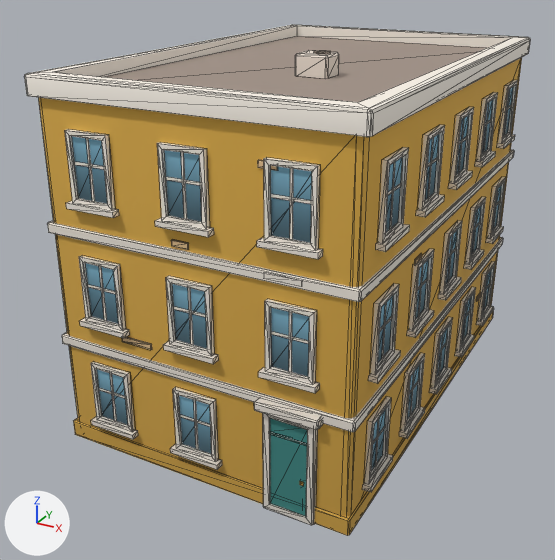
The glTF model newcity/art/kit/boylston_s3.glb: old version first, new version second.
The view is the same before and after, from a camera (50 mm lens) standing at (10.33, -21.27, 13.73) and looking at (-0.65, -1.3, 3.75). The lights are fixed; the arrows at lower left show +X, +Y and +Z. The older version comes first. Mesh edges are drawn as thin lines. Vertices at exactly the same position are counted once.

Names of what the first picture shows: 'boylston_s3'.
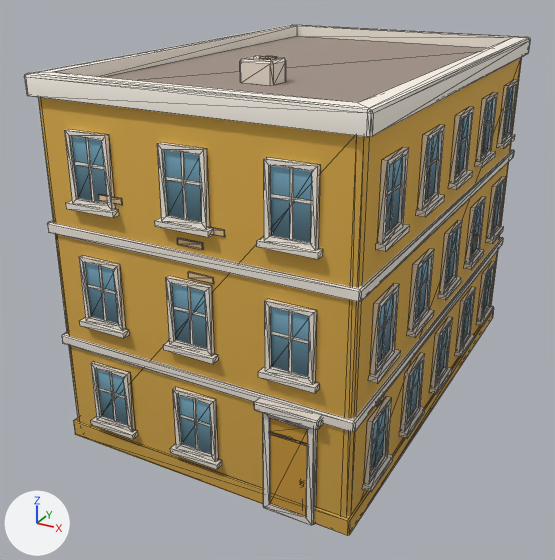
Changed parts and their boxes (x1, y1, x2, y2) in the pictures (555 x 560 px; the box of a moved part takes in the faces that stretch with it):
```json
{"part": 1, "of": "me_boylston_s3", "change": "moved or reshaped", "before": [122, 337, 152, 350], "after": [177, 238, 204, 250]}
{"part": 2, "of": "me_boylston_s3", "change": "moved or reshaped", "before": [171, 240, 189, 250], "after": [188, 272, 214, 284]}
{"part": 3, "of": "me_boylston_s3", "change": "moved or reshaped", "after": [209, 227, 225, 237], "on screen": "not visible before"}
{"part": 4, "of": "me_boylston_s3", "change": "moved or reshaped", "before": [258, 160, 277, 171], "after": [98, 195, 123, 205]}
{"part": 5, "of": "me_boylston_s3", "change": "moved or reshaped", "before": [414, 253, 422, 264], "after": [376, 395, 384, 407]}
{"part": 6, "of": "me_boylston_s3", "change": "moved or reshaped", "before": [476, 292, 481, 301], "after": [472, 234, 478, 244]}
{"part": 7, "of": "me_boylston_s3", "change": "moved or reshaped", "before": [314, 51, 331, 54], "after": [259, 56, 277, 60]}
{"part": 8, "of": "me_boylston_s3", "change": "moved or reshaped", "before": [295, 50, 339, 79], "after": [240, 56, 286, 86]}
{"part": 9, "of": "me_boylston_s3", "change": "surface changed", "before": [95, 166, 307, 516], "after": [95, 166, 307, 516]}
```

The change, as JSON lines over the scene's bpy script:
```json
{"block": "me_boylston_s3", "where": "me_boylston_s3.from_pydata(...)  # 1592 vertices, 2096 faces; spans x -4.74..4.74, y -7.3..7.16, z -0.02..11.01"}
{"block": "me_boylston_s3", "where": "# used by ob_boylston_s3; location = (0.0, 0.0, 0.0)"}
{"block": "me_boylston_s3", "change": "me_boylston_s3 part 1: the loose piece of 16 vertices spanning x -2.34..-1.34, y -7.04..-7.0, z 3.76..3.93 is scaled about its middle by (0.746, 1, 1), then moved by (1.92, 0.0, 3.21)"}
{"block": "me_boylston_s3", "change": "me_boylston_s3 part 2: the loose piece of 16 vertices spanning x -0.48..0.02, y -7.04..-7.0, z 6.89..7.06 is scaled about its middle by (1.51, 1, 1), then moved by (0.57, 0.0, -0.76)"}
{"block": "me_boylston_s3", "change": "me_boylston_s3 part 3: the loose piece of 16 vertices spanning x 2.12..3.12, y -7.04..-7.0, z 6.58..6.75 is moved by (-2.05, 0.0, 0.83)"}
{"block": "me_boylston_s3", "change": "me_boylston_s3 part 4: the loose piece of 16 vertices spanning x 1.99..2.49, y -7.04..-7.0, z 9.2..9.37 is scaled about its middle by (1.51, 1, 1), then moved by (-4.56, 0.0, -1.49)"}
{"block": "me_boylston_s3", "change": "me_boylston_s3 part 5: the loose piece of 16 vertices spanning x 4.5..4.54, y -3.27..-2.77, z 6.01..6.18 is moved by (0.0, -2.24, -3.05)"}
{"block": "me_boylston_s3", "change": "me_boylston_s3 part 6: the loose piece of 16 vertices spanning x 4.5..4.54, y 4.16..4.66, z 1.91..2.08 is scaled about its middle by (1, 1.51, 1), then moved by (0.0, -1.6, 2.74)"}
{"block": "me_boylston_s3", "change": "me_boylston_s3 part 7: the loose piece of 16 vertices spanning x 0.71..1.19, y -1.93..-1.45, z 10.97..11.01 is moved by (-0.74, -1.68, 0.0)"}
{"block": "me_boylston_s3", "change": "me_boylston_s3 part 8: the loose piece of 20 vertices spanning x 0.3..1.3, y -2.09..-1.29, z 10.37..10.97 is moved by (-0.74, -1.68, 0.0)"}
{"block": "me_boylston_s3", "change": "me_boylston_s3 part 9: 94 kept faces spanning x -4.54..4.53, y -7.09..5.87, z 0.15..9.32 get new texture (UV) coordinates"}
```
